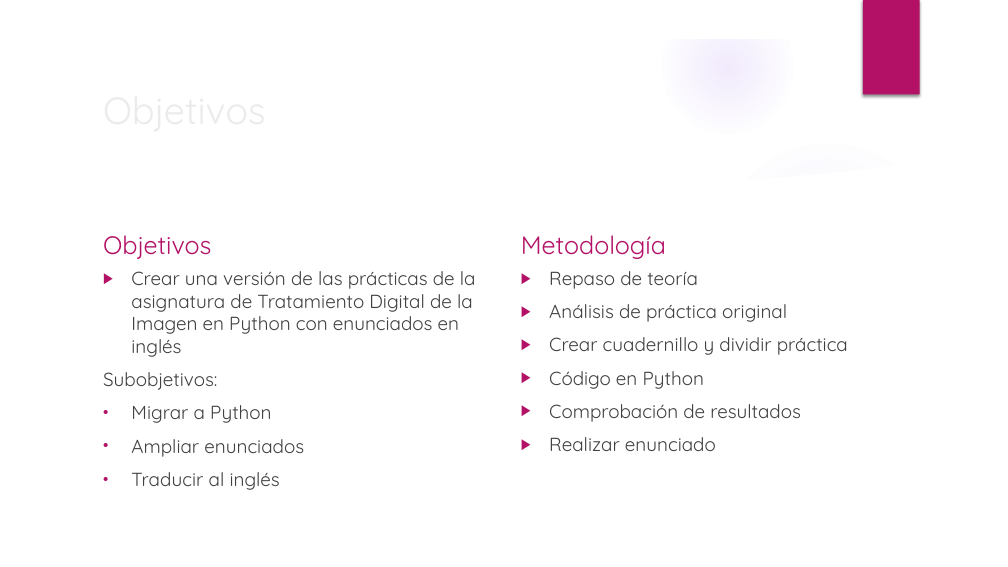
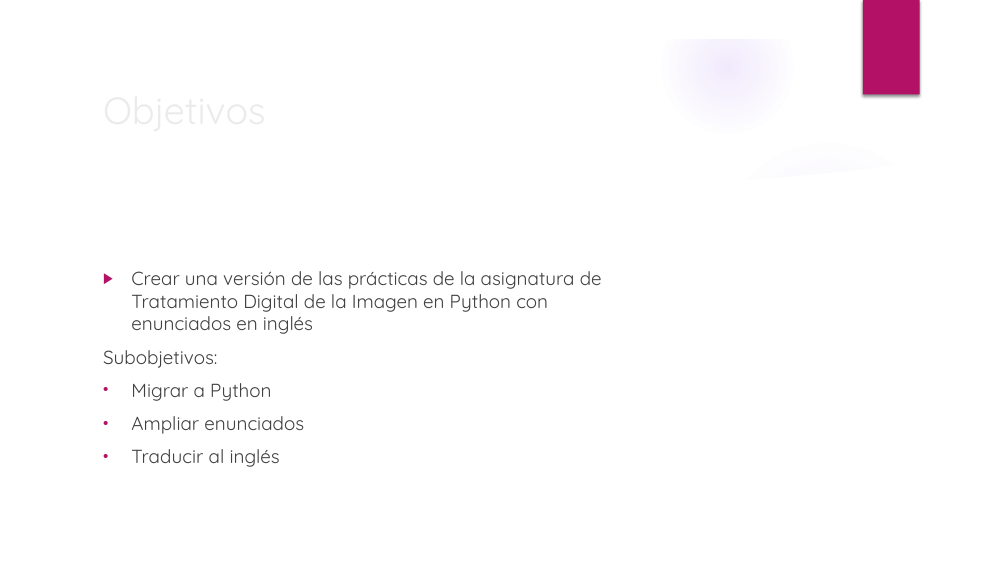
Before and after one commit to RoboticsLabURJC/2019-tfg-ana-cuevas, a slide deck: slide 4 of memoria/Presentacion.pptx. Drawn at 1008x567 pixels with LibreOffice and Linux fonts; fonts in the diff are those of the drawing; background and template pictures are left out. Boxes give left, top, right and bottom in pixels: in the first picture for what was removed or moved away, otherwise in the second. Text is boxed around its words. In the diff, an @@ line names an element or a change of style, - is before the commit and + after.

```diff
--- a/memoria/Presentacion.pptx
+++ b/memoria/Presentacion.pptx
@@ text removed at box(103, 235, 212, 259) @@
-Objetivos
@@ text removed at box(521, 235, 666, 259) @@
-Metodología
@@ text "Crear una versión de las ..." rewrapped from box(103, 271, 476, 490) to box(103, 271, 602, 467) @@
@@ text removed at box(549, 271, 848, 451) @@
-▶ Repaso de teoría
-▶ Análisis de práctica original
-▶ Crear cuadernillo y dividir práctica
-▶ Código en Python
-▶ Comprobación de resultados
-▶ Realizar enunciado
```
Also in this commit, not shown: 4 other slides changed, 11 other files.
